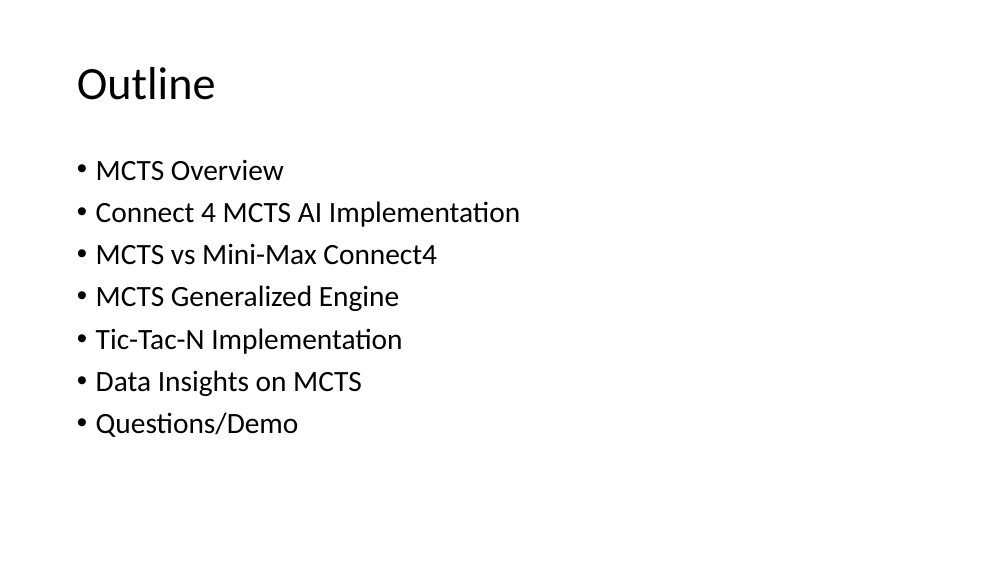
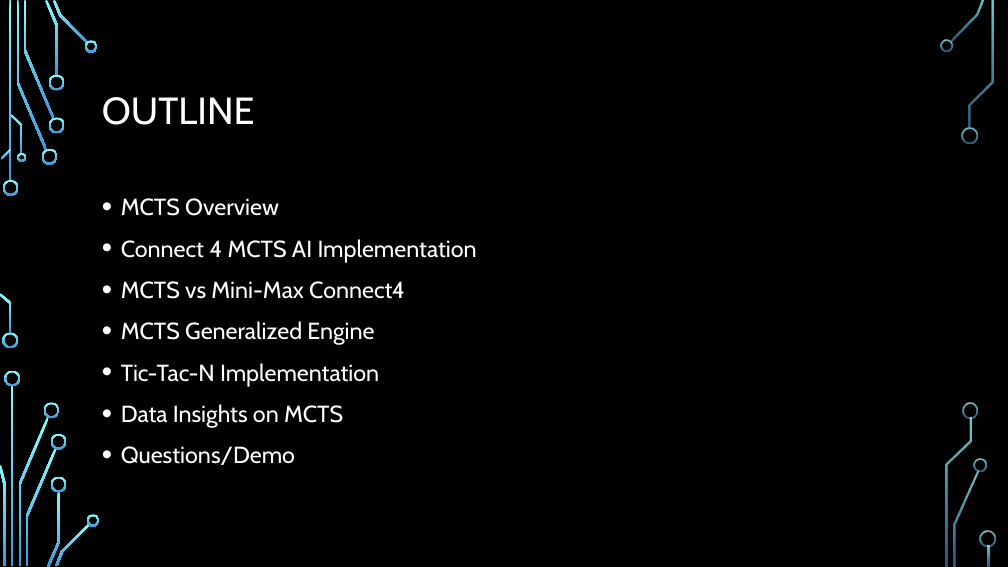
Before and after one commit to Ha5hBr0wn/CS4701, a slide deck: slide 2 of FinalPresentation.pptx. Drawn at 1008x567 pixels with LibreOffice and Linux fonts; fonts in the diff are those of the drawing; background and template pictures are left out. Boxes give left, top, right and bottom in pixels: in the first picture for what was removed or moved away, otherwise in the second. Text is boxed around its words. In the diff, an @@ line names an element or a change of style, - is before the commit and + after.

```diff
--- a/FinalPresentation.pptx
+++ b/FinalPresentation.pptx
@@ background #FFFFFF to picture (left out) @@
@@ title at <box>102,97,255,125</box>: text changed; size 44 to 36 pt; font Calibri to Cabin; text colour #000000 to #FFFFFF @@
-Outline
+OUTLINE
@@ text "MCTS Overview": place and size @@
-text "MCTS Overview" at <box>96,160,520,437</box>
+text "MCTS Overview" at <box>121,198,477,465</box>
@@ text "MCTS Overview" at <box>121,198,477,465</box>: size 28 to 22.2 pt, font Calibri to Cabin, text colour #000000 to #FFFFFF; line spacing 0.9 to 1.1 @@
@@ group added at <box>0,0,996,567</box>: 33 freeform shapes, 3 rectangles @@
```
Also in this commit, not shown: 18 other slides changed.
